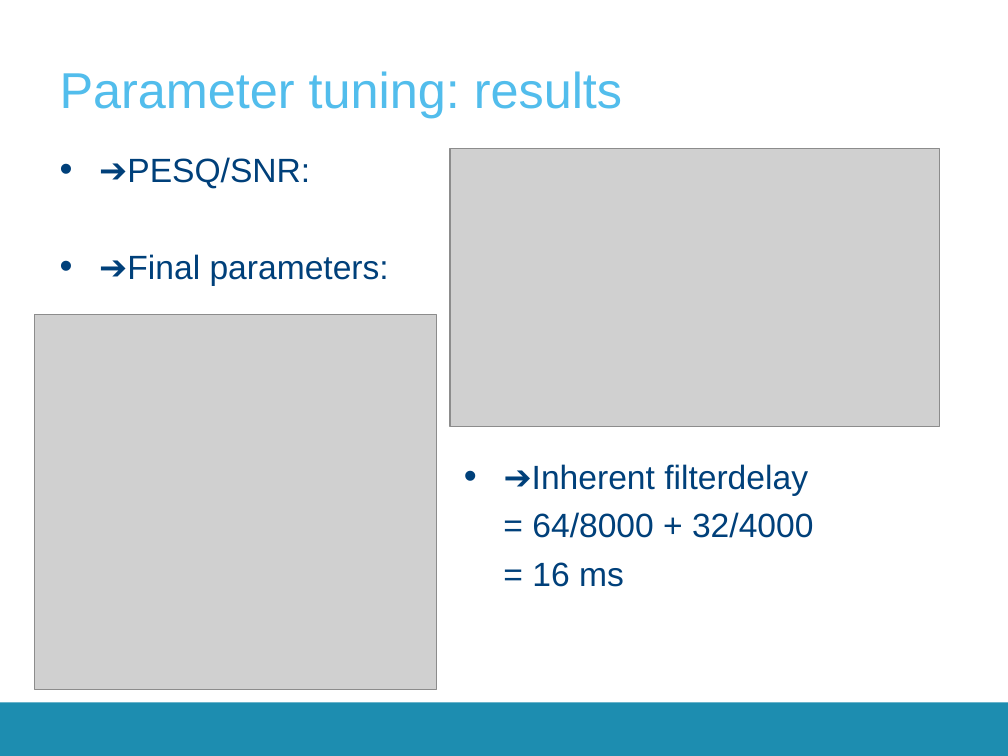
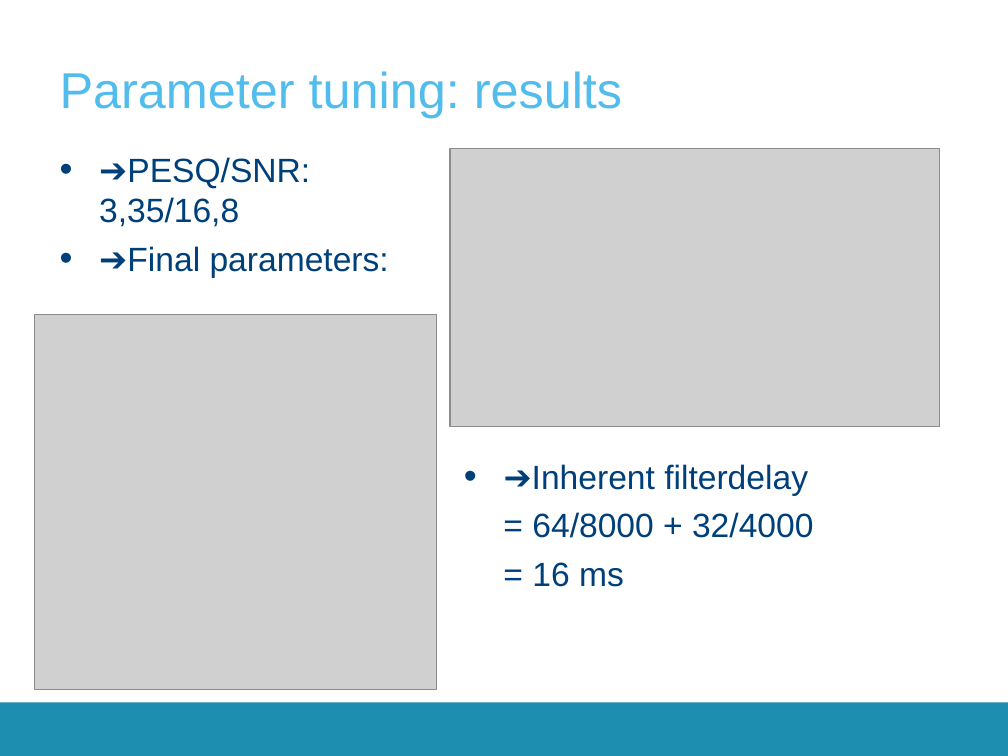
Before and after one commit to SepOwnage/P-O5, a slide deck: slide 6 of Presentatie/Presentatie.pptx. Drawn at 1008x756 pixels with LibreOffice and Linux fonts; fonts in the diff are those of the drawing; grey boxes stand for pictures; background and template pictures are left out. Boxes give left, top, right and bottom in pixels: in the first picture for what was removed or moved away, otherwise in the second. Text is boxed around its words. In the diff, an @@ line names an element or a change of style, - is before the commit and + after.

```diff
--- a/Presentatie/Presentatie.pptx
+++ b/Presentatie/Presentatie.pptx
@@ text at box(99, 157, 310, 227): text changed @@
-• ➔PESQ/SNR:
+• ➔PESQ/SNR: 3,35/16,8
```
Also in this commit, not shown: 4 other slides changed, 1 slide added.
